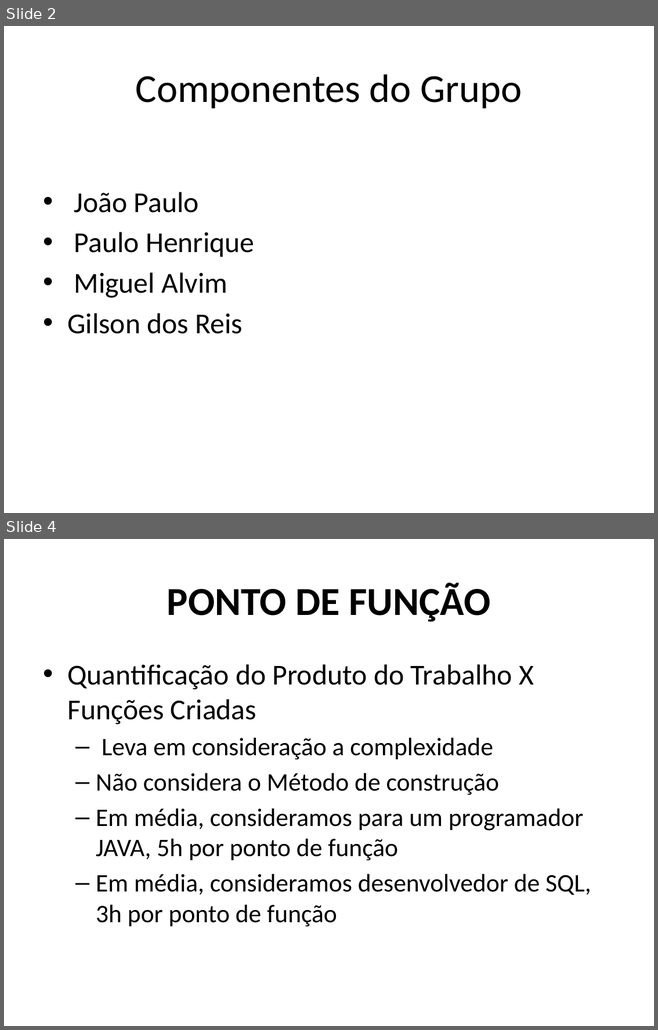
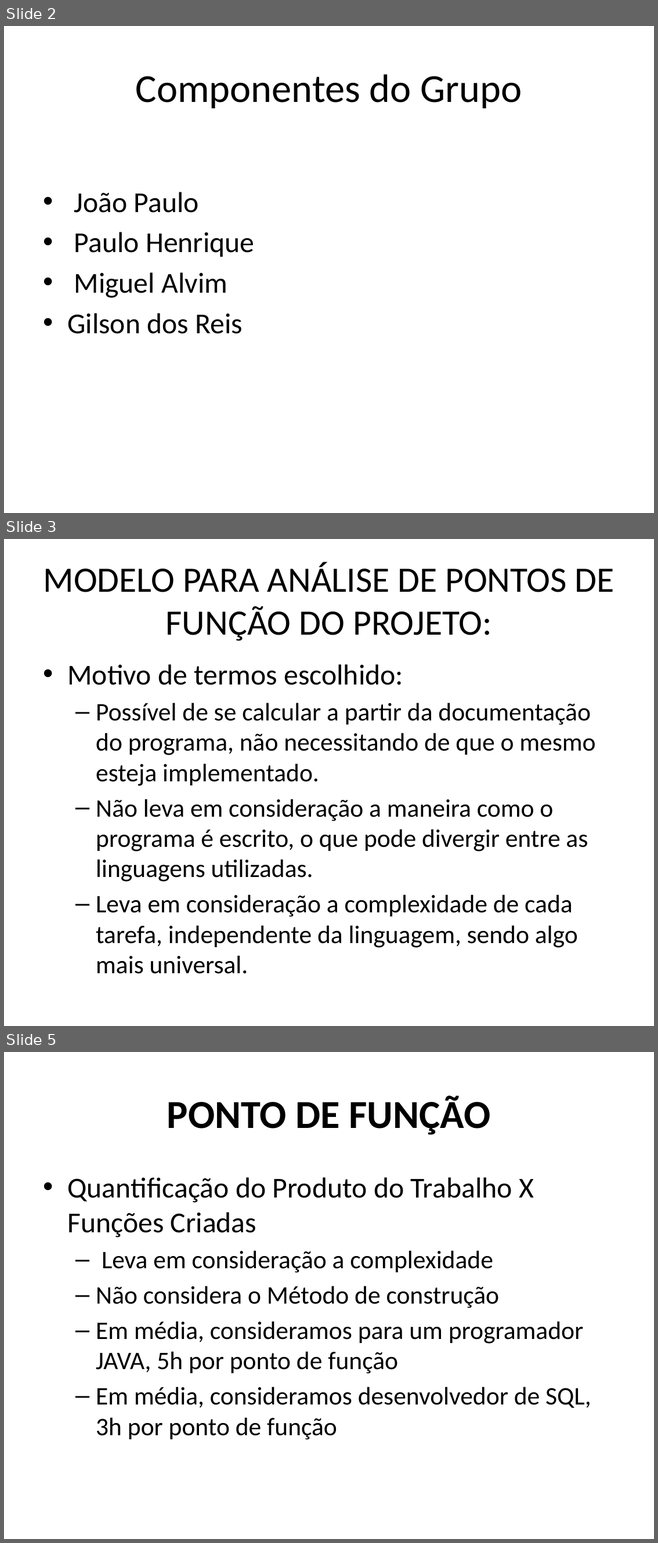
Before and after one commit to GilsonFonseca/TrabEngCompGrupo1, a slide deck: Trab Eng Software/4 parte/Apresentação Etapa 4 - Terceira parte - João Paulo Radd.pptx. Shown one above the other, each under a label of ours: slides 2 and 4 before the commit, slides 2, 3 and 5 after it; the slides between them are not shown. The pictures are 658x1030 and 658x1543 pixels, drawn with LibreOffice and Linux fonts; fonts in the diff are those of the drawing; background and template pictures are left out. Boxes give left, top, right and bottom in pixels: in the first picture for what was removed or moved away, otherwise in the second. Text is boxed around its words. In the diff, an @@ line names an element or a change of style, - is before the commit and + after.

```diff
--- a/Trab Eng Software/4 parte/Apresentação Etapa 4 - Terceira parte - João Paulo Radd.pptx
+++ b/Trab Eng Software/4 parte/Apresentação Etapa 4 - Terceira parte - João Paulo Radd.pptx
@@ slide 3 added at (4, 539, 654, 1026), background picture (left out) @@
@@ title added at (43, 562, 614, 641), 39.6 pt, text #000000 @@
+MODELO PARA ANÁLISE DE PONTOS DE FUNÇÃO DO PROJETO:
@@ text added at (67, 664, 595, 974), 28 pt, text #000000 @@
+• Motivo de termos escolhido:
+  – Possível de se calcular a partir da documentação do programa, não necessitando de que o mesmo esteja implementado.
+  – Não leva em consideração a maneira como o programa é escrito, o que pode divergir entre as linguagens utilizadas.
+  – Leva em consideração a complexidade de cada tarefa, independente da linguagem, sendo algo mais universal.
@@ what was slide 4 is now slide 5 @@
```
Also in this commit, not shown: 1 slide changed, 33 other files.
